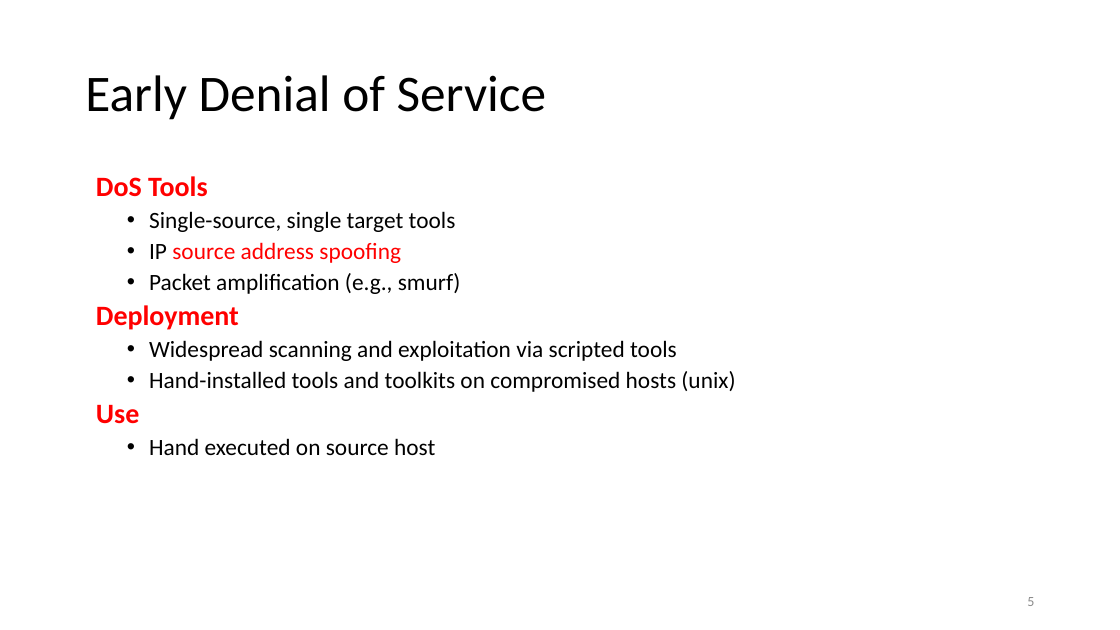
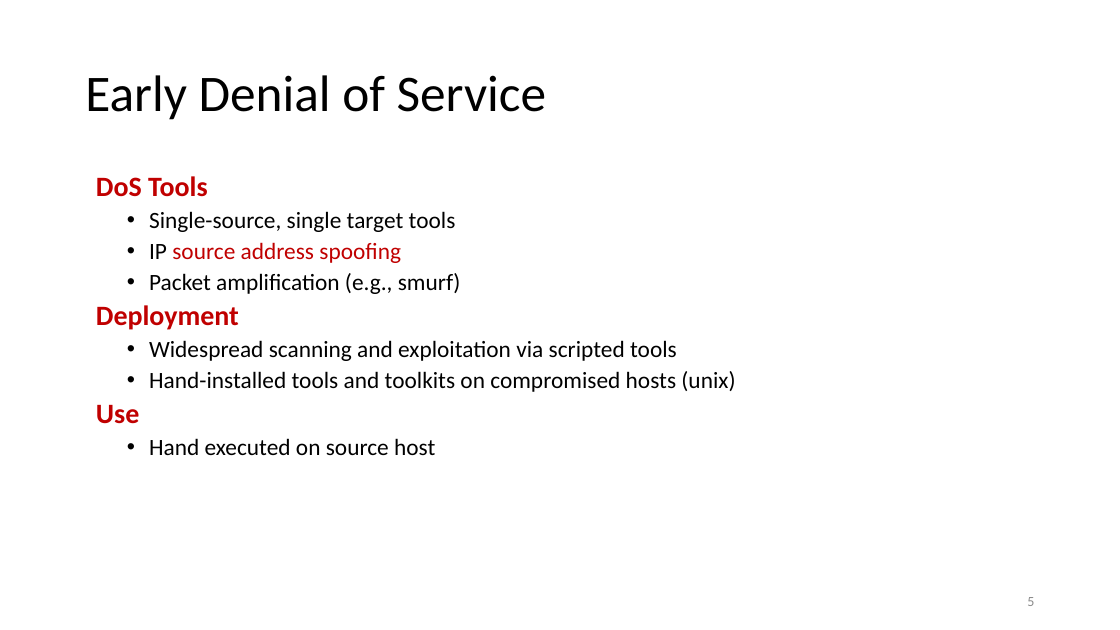
Before and after one commit to noise-lab/censorship-course, a slide deck: slide 5 of lectures/3-Active.pptx. Drawn at 1120x630 pixels with LibreOffice and Linux fonts; fonts in the diff are those of the drawing. Boxes give left, top, right and bottom in pixels: in the first picture for what was removed or moved away, otherwise in the second. Text is boxed around its words. In the diff, an @@ line names an element or a change of style, - is before the commit and + after.

```diff
--- a/lectures/3-Active.pptx
+++ b/lectures/3-Active.pptx
@@ text at (96, 176, 401, 424): text colour #FF0000 to #C00000 in "DoS Tools", "source address spoofing", "Deployment", "Use" @@
```
Also in this commit, not shown: 15 other slides changed, 15 slides added, 1 slide removed, 2 other files.
